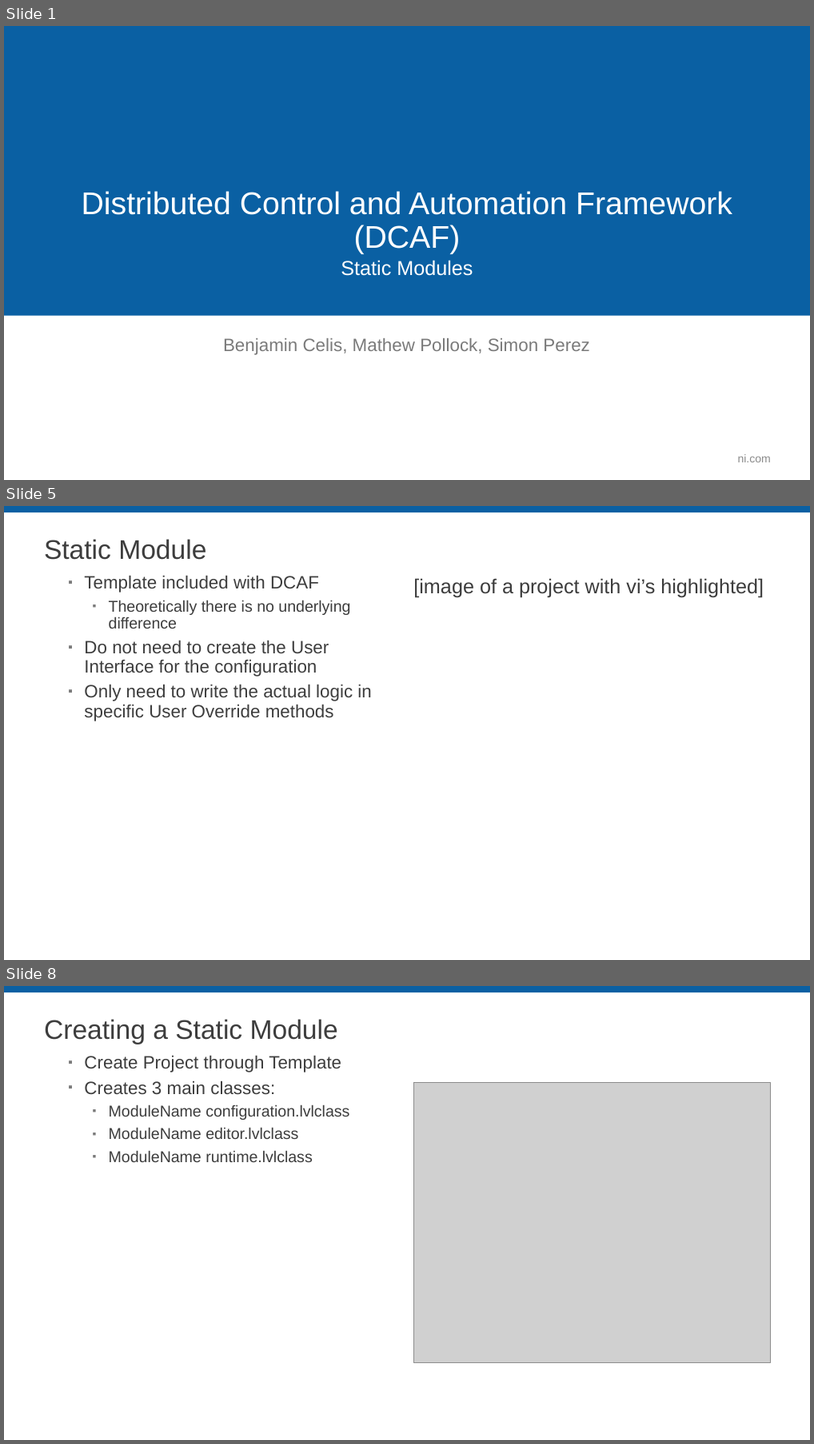
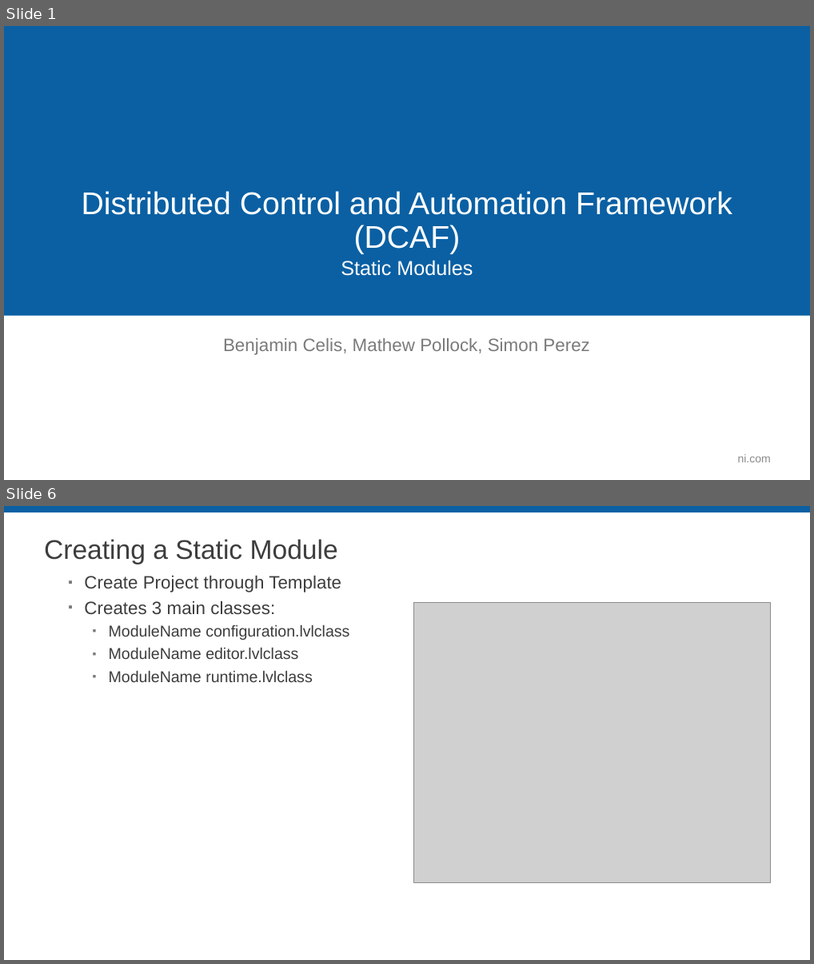
Before and after one commit to LabVIEW-DCAF/Documentation, a slide deck: Trunk/Getting Started Material/DCAF Training/6 Static Modules.pptx. Shown one above the other, each under a label of ours: slides 1, 5 and 8 before the commit, slides 1 and 6 after it; the slides between them are not shown. The pictures are 814x1444 and 814x964 pixels, drawn with LibreOffice and Linux fonts; fonts in the diff are those of the drawing; grey boxes stand for pictures; background and template pictures are left out. Boxes give left, top, right and bottom in pixels: in the first picture for what was removed or moved away, otherwise in the second. Text is boxed around its words. In the diff, an @@ line names an element or a change of style, - is before the commit and + after.

Commit message:
First Pass Static Module, also made some update to shared slides in the dynamic module

```diff
--- a/Trunk/Getting Started Material/DCAF Training/6 Static Modules.pptx
+++ b/Trunk/Getting Started Material/DCAF Training/6 Static Modules.pptx
@@ slide 5 removed at bbox=[4, 506, 810, 960], background #FFFFFF; not listed: 1 template element that a slide beside it also shows @@
@@ title removed at bbox=[44, 539, 206, 560] @@
-Static Module
@@ text removed at bbox=[84, 576, 371, 721] @@
-  ▪ Template included with DCAF
-    ▪ Theoretically there is no underlying difference
-  ▪ Do not need to create the User Interface for the configuration
-  ▪ Only need to write the actual logic in specific User Override methods
@@ text removed at bbox=[414, 578, 764, 598] @@
-[image of a project with vi’s highlighted]
@@ what was slide 8 is now slide 6 @@
```
Also in this commit, not shown: 3 slides changed, 16 slides added, 11 other slides removed, 1 other file.
